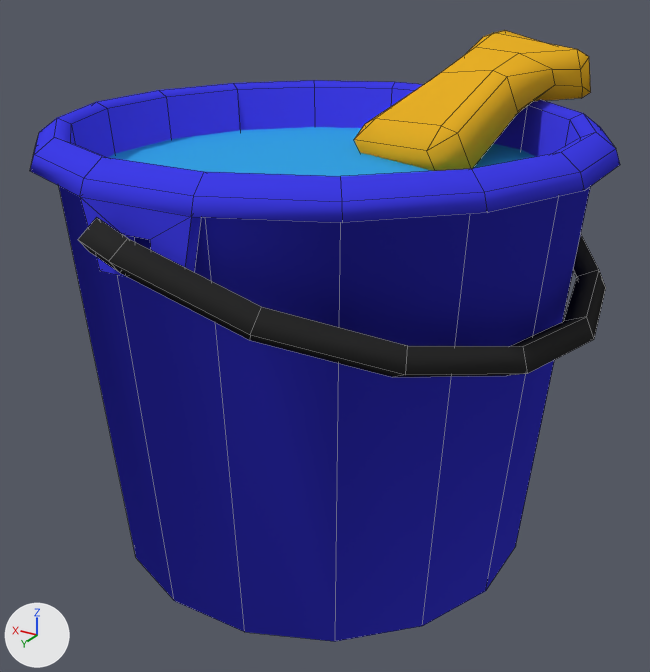
One commit to the Blender file Dirt/AssetBundle/Bucket.blend: the scene before it, then after it.
The view is the same before and after, from a camera (50 mm lens) standing at (-2.06, 3.43, 1.69) and looking at (-0.03, 0.04, 0.0). The lights are fixed; the arrows at lower left show +X, +Y and +Z. Mesh edges are drawn as thin lines.

The first picture shows 'Bucket', 'Handle', 'Sponge', 'Water'.
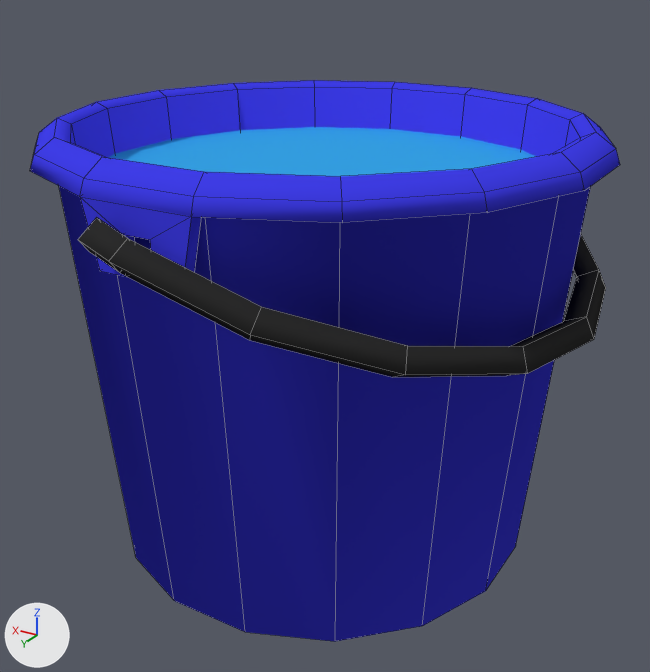
The newer file is also rescaled (x0.126) as a whole; pictures and numbers use the older file's frame.

What changed in the scene script:
```text
Change me_spongemesh:
    where me_spongemesh.from_pydata(...)  # 40 vertices, 42 faces; spans x -0.98..0.95, y -0.98..1.0, z -2.15..1.24
    used by ob_sponge; location = (-0.372, -0.798, 1.042); rotation_euler = (-0.491, 0.0661, -0.4), in degrees (-28, 3.8, -23); scale = (0.343, 0.562, 0.132)
    me_spongemesh part 1: the whole mesh is moved by (0.35, 2.3, -3.57)
```

Boxes [x1, y1, x2, y2] around the edits, measured in the pictures (650 x 672 px):
'Sponge', mesh moved (not visible afterwards): before [354, 30, 591, 171]
